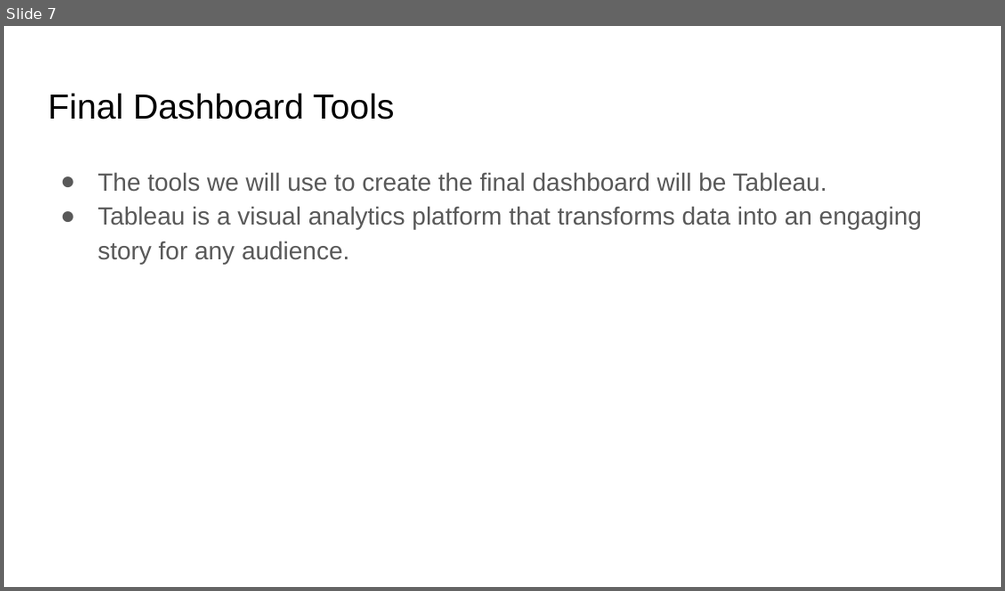
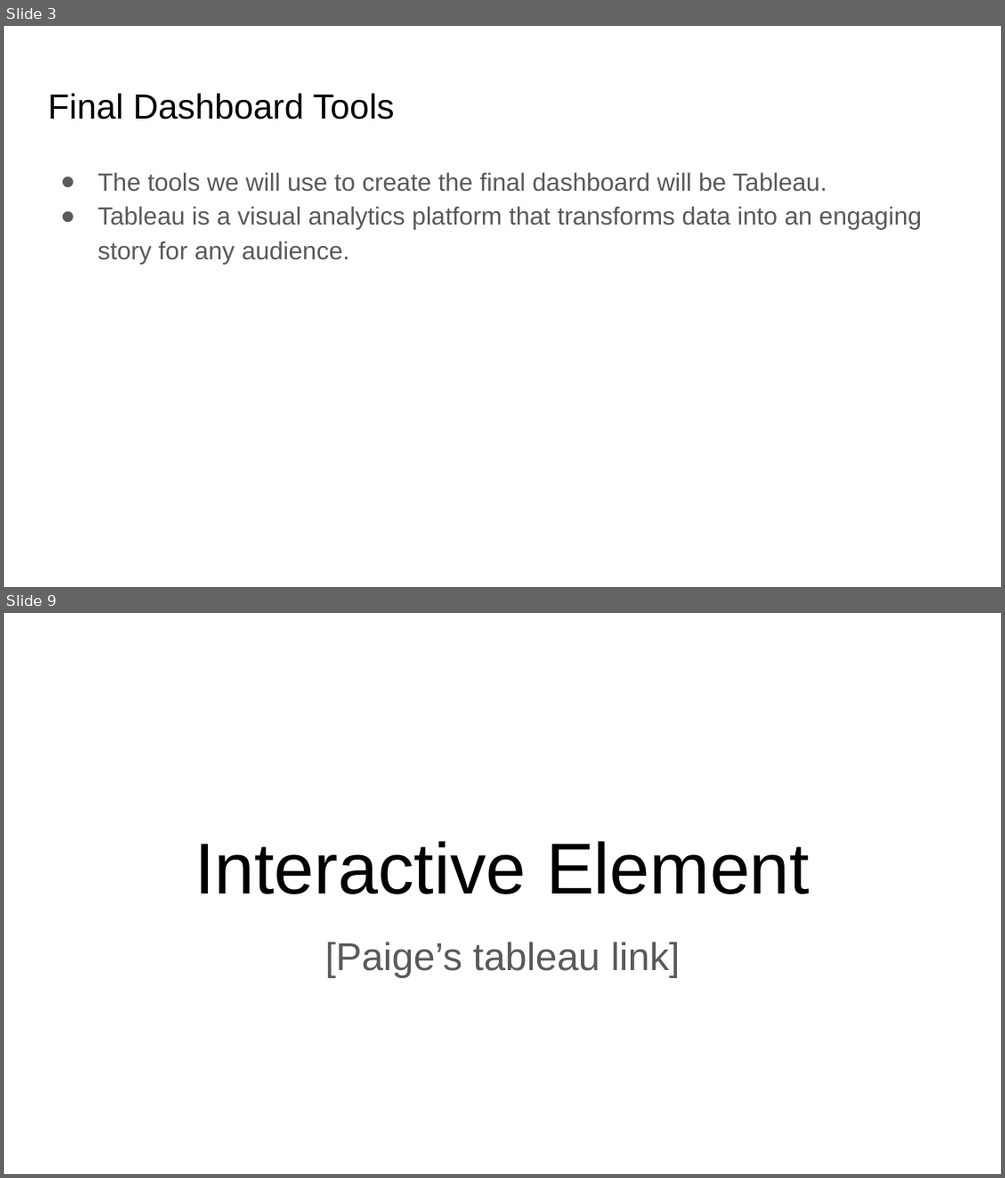
Before and after one commit to Tony-Lew/Team_3_Project, a slide deck: Dashboard Blueprint.pptx. Shown one above the other, each under a label of ours: slide 7 before the commit, slides 3 and 9 after it; the slides between them are not shown. The pictures are 1005x591 and 1005x1178 pixels, drawn with LibreOffice and Linux fonts; fonts in the diff are those of the drawing. Boxes give left, top, right and bottom in pixels: in the first picture for what was removed or moved away, otherwise in the second. Text is boxed around its words. In the diff, an @@ line names an element or a change of style, - is before the commit and + after.

```diff
--- a/Dashboard Blueprint.pptx
+++ b/Dashboard Blueprint.pptx
@@ slide 9 added at (4, 613, 1001, 1174), background #FFFFFF @@
@@ title added at (194, 841, 809, 894), 52 pt, text #000000 @@
+Interactive Element
@@ subtitle added at (325, 941, 680, 978), 28 pt, text #595959 @@
+[Paige’s tableau link]
@@ what was slide 7 is now slide 3 @@
```
Also in this commit, not shown: 1 slide changed, 5 other slides added, 5 slides removed.
